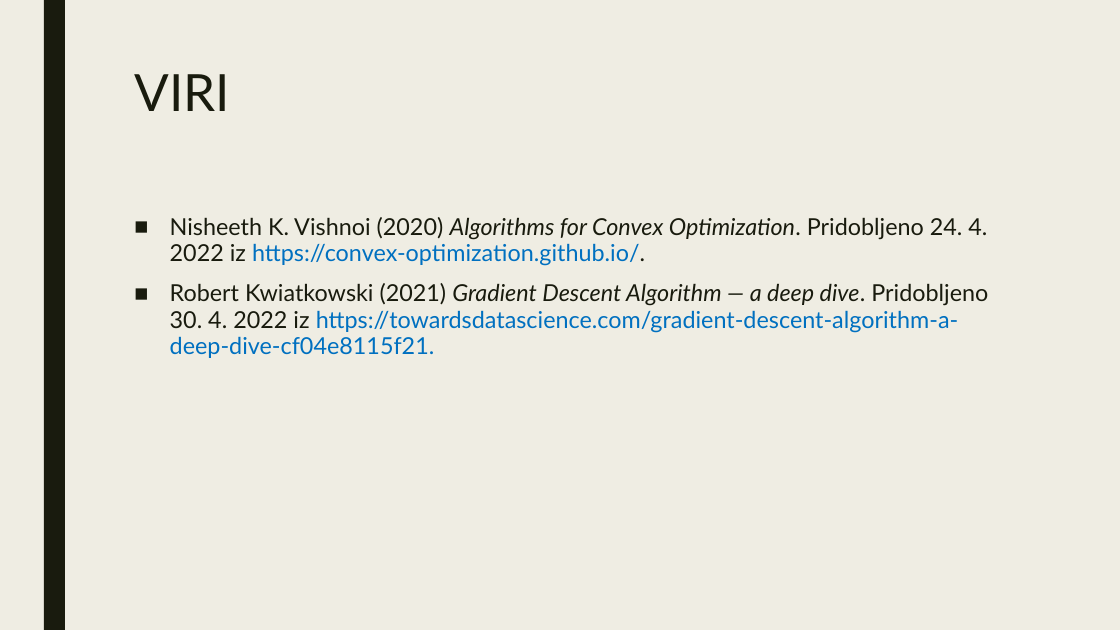
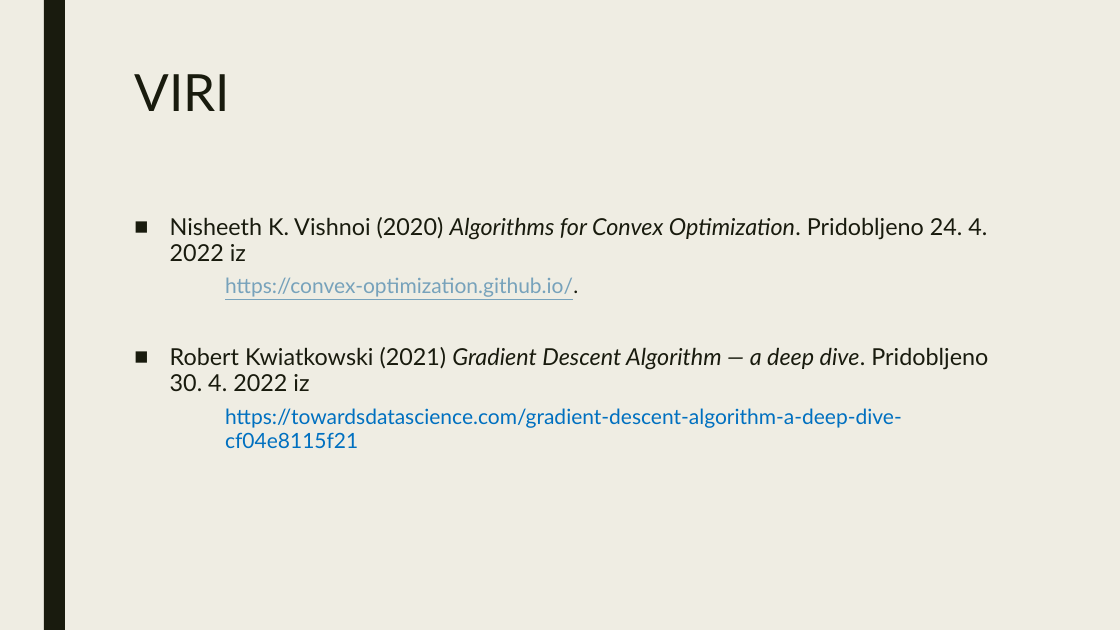
Before and after one commit to anjaplesec/Gradient-Descent, a slide deck: slide 20 of predstavitev.pptx. Drawn at 1120x630 pixels with LibreOffice and Linux fonts; fonts in the diff are those of the drawing. Boxes give left, top, right and bottom in pixels: in the first picture for what was removed or moved away, otherwise in the second. Text is boxed around its words. In the diff, an @@ line names an element or a change of style, - is before the commit and + after.

```diff
--- a/predstavitev.pptx
+++ b/predstavitev.pptx
@@ text at [170, 217, 988, 448]: text changed @@
-■ Nisheeth K. Vishnoi (2020) Algorithms for Convex Optimization. Pridobljeno 24. 4. 2022 iz https://convex-optimization.github.io/.
-■ Robert Kwiatkowski (2021) Gradient Descent Algorithm — a deep dive. Pridobljeno 30. 4. 2022 iz https://towardsdatascience.com/gradient-descent-algorithm-a-deep-dive-cf04e8115f21.
+■ Nisheeth K. Vishnoi (2020) Algorithms for Convex Optimization. Pridobljeno 24. 4. 2022 iz
+    https://convex-optimization.github.io/.
+■ Robert Kwiatkowski (2021) Gradient Descent Algorithm — a deep dive. Pridobljeno 30. 4. 2022 iz
+    https://towardsdatascience.com/gradient-descent-algorithm-a-deep-dive-cf04e8115f21
```
Also in this commit, not shown: 1 other slide changed, 3 other files.
